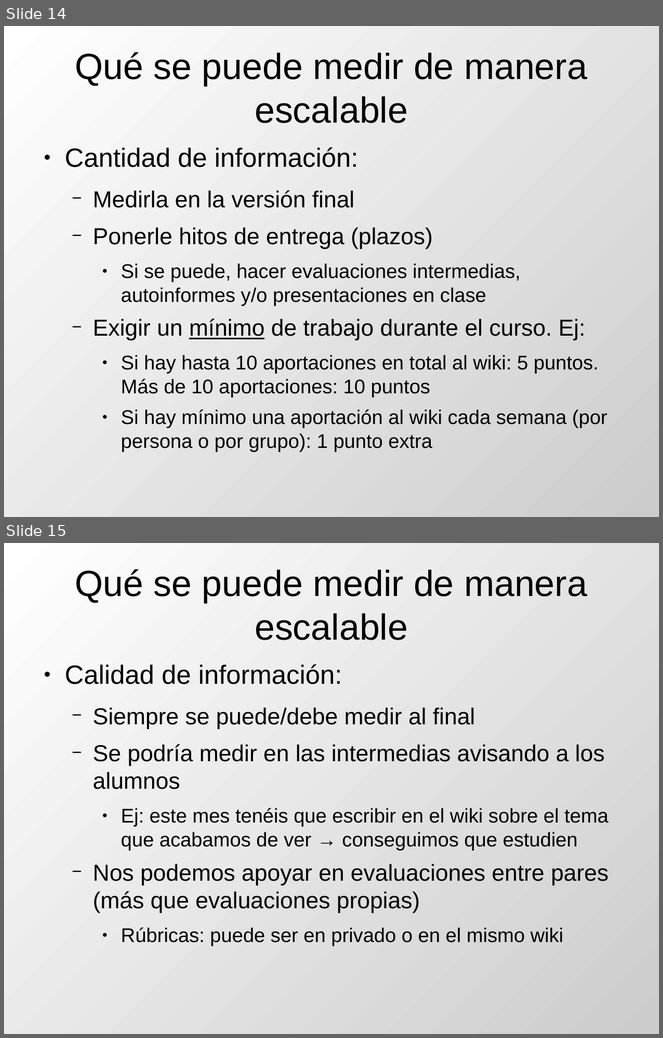
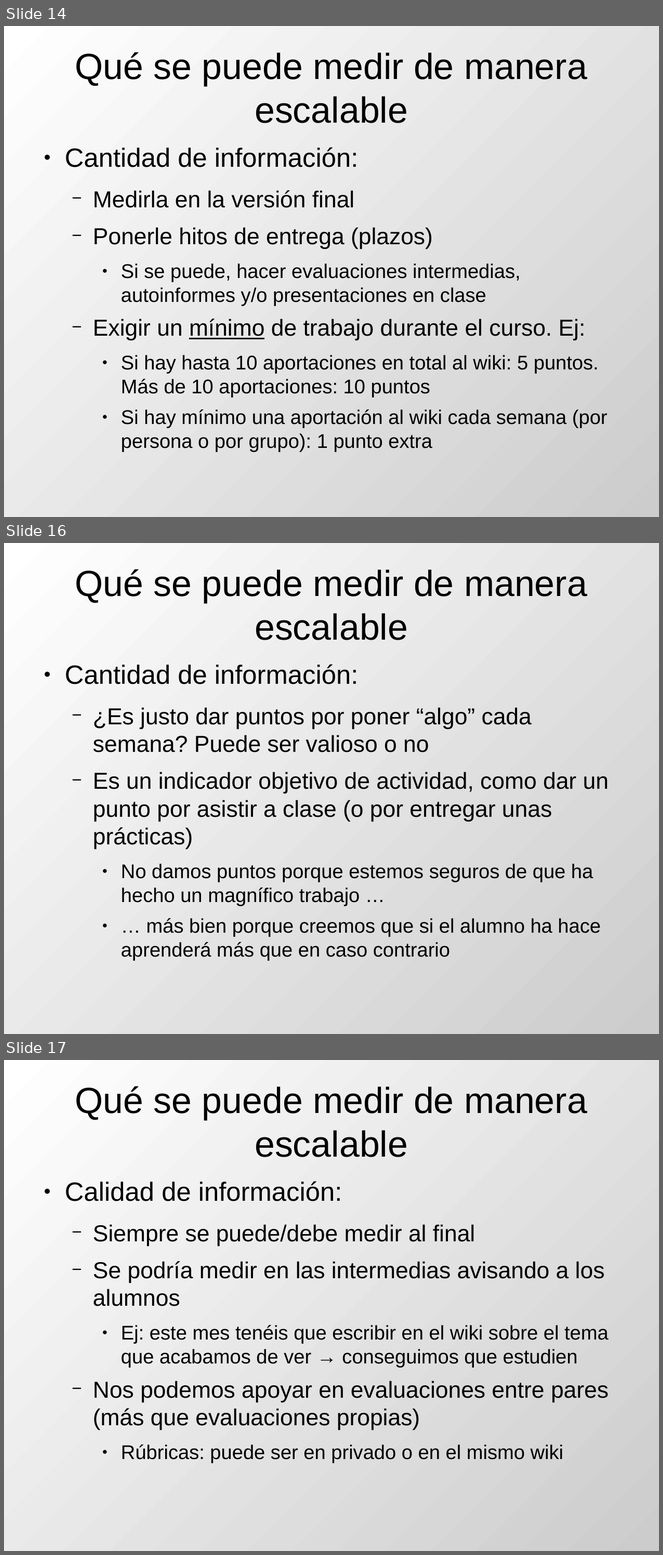
Before and after one commit to DrPantera/wikis4education, a slide deck: uca-2013_07/tema-5-EvaluacionWikis.odp. Shown one above the other, each under a label of ours: slides 14 and 15 before the commit, slides 14, 16 and 17 after it; the slides between them are not shown. The pictures are 663x1038 and 663x1555 pixels, drawn with LibreOffice and Linux fonts; fonts in the diff are those of the drawing. Boxes give left, top, right and bottom in pixels: in the first picture for what was removed or moved away, otherwise in the second. Text is boxed around its words. In the diff, an @@ line names an element or a change of style, - is before the commit and + after.

```diff
--- a/uca-2013_07/tema-5-EvaluacionWikis.odp
+++ b/uca-2013_07/tema-5-EvaluacionWikis.odp
@@ slide 16 added at bbox=[4, 543, 659, 1034], background gradient #FFFFFF to #CCCCCC @@
@@ title added at bbox=[75, 569, 587, 640], 44 pt, text #000000 @@
+Qué se puede medir de manera escalable
@@ text added at bbox=[65, 664, 609, 961], 28 pt, text #000000 @@
+● Cantidad de información:
+  − ¿Es justo dar puntos por poner “algo” cada semana? Puede ser valioso o no
+  − Es un indicador objetivo de actividad, como dar un punto por asistir a clase (o por entregar unas prácticas)
+    ● No damos puntos porque estemos seguros de que ha hecho un magnífico trabajo …
+    ● … más bien porque creemos que si el alumno ha hace aprenderá más que en caso contrario
@@ what was slide 15 is now slide 17 @@
```
Also in this commit, not shown: 1 slide changed, 1 other slide added, 2 other files.
